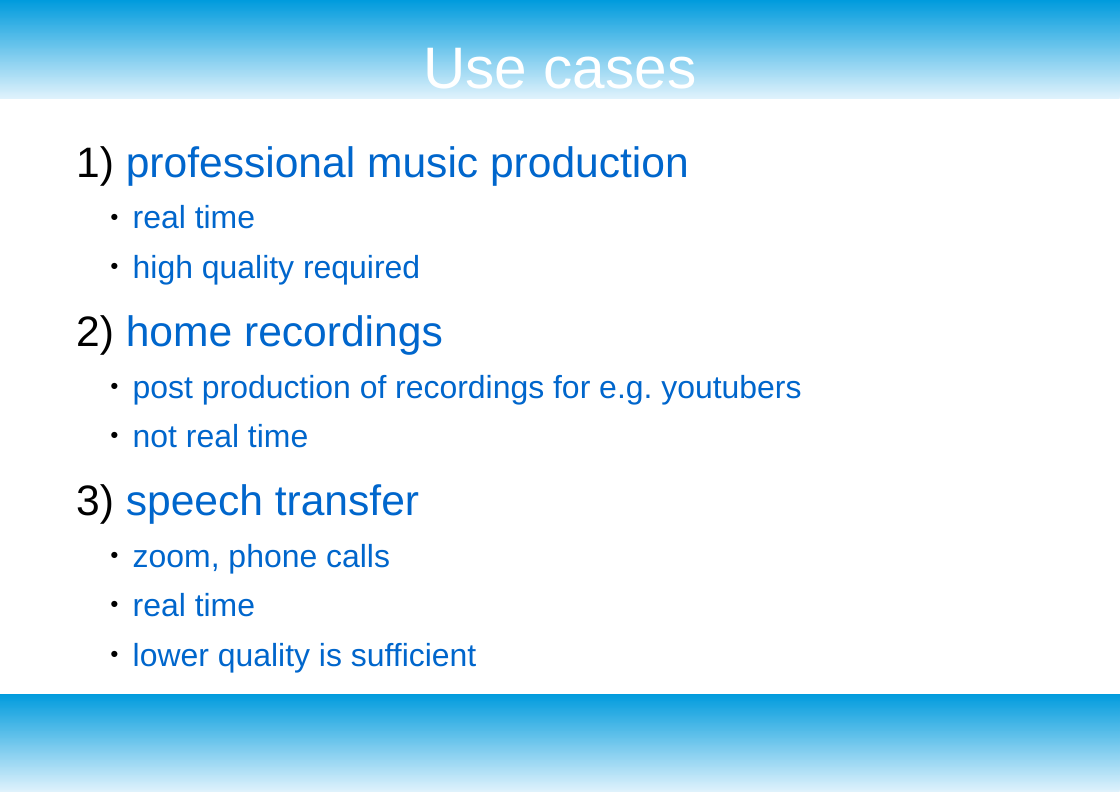
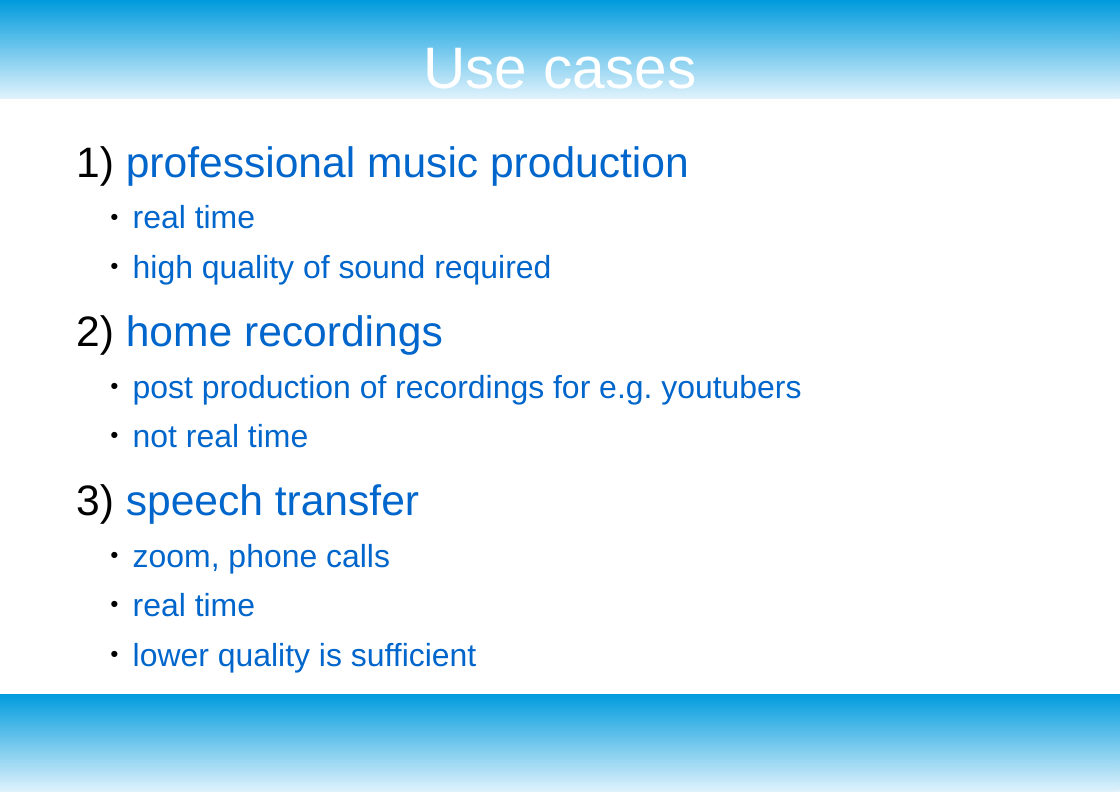
Before and after one commit to jakobatgithub/unreverb, a slide deck: slide 3 of project_presentation.odp. Drawn at 1120x792 pixels with LibreOffice and Linux fonts; fonts in the diff are those of the drawing. Boxes give left, top, right and bottom in pixels: in the first picture for what was removed or moved away, otherwise in the second. Text is boxed around its words. In the diff, an @@ line names an element or a change of style, - is before the commit and + after.

```diff
--- a/project_presentation.odp
+++ b/project_presentation.odp
@@ text at box(133, 255, 551, 285): text changed @@
-    ● high quality required
+    ● high quality of sound required
```
Also in this commit, not shown: 4 other slides changed, 1 slide added, 2 slides removed, 1 other file.
